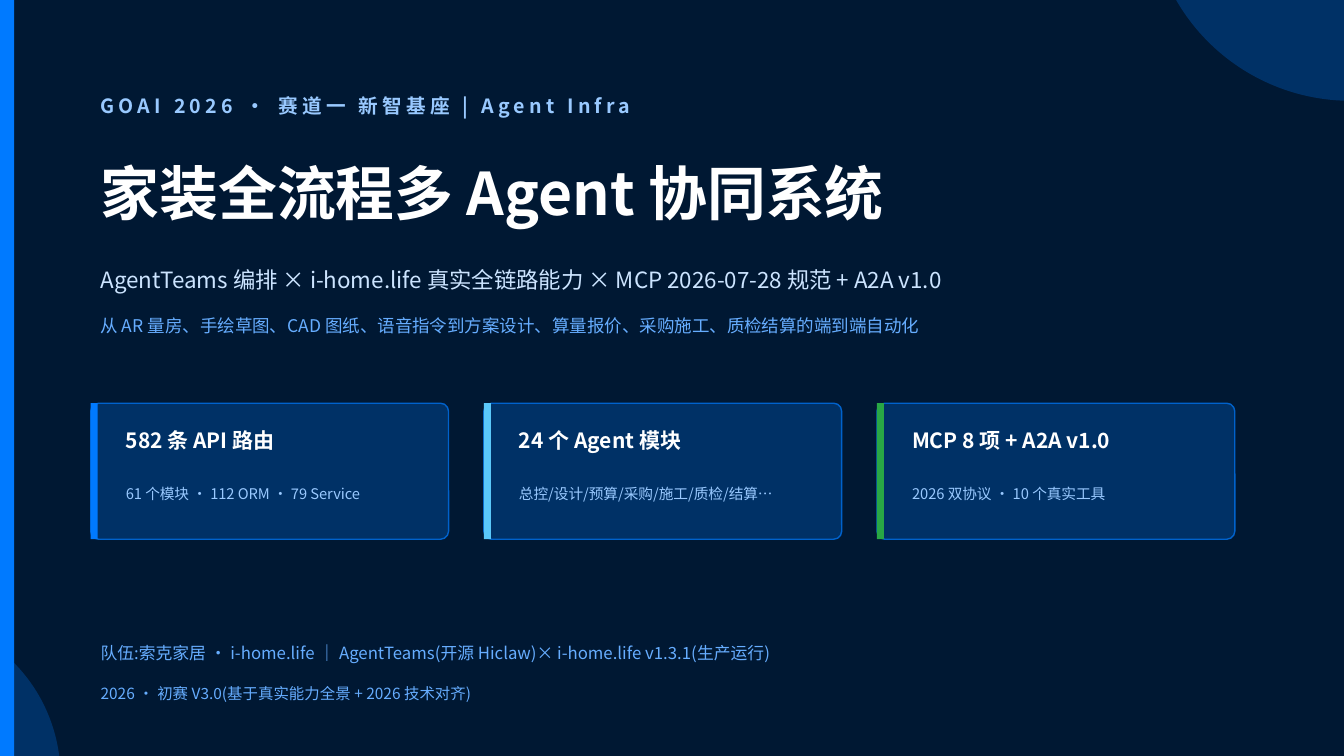
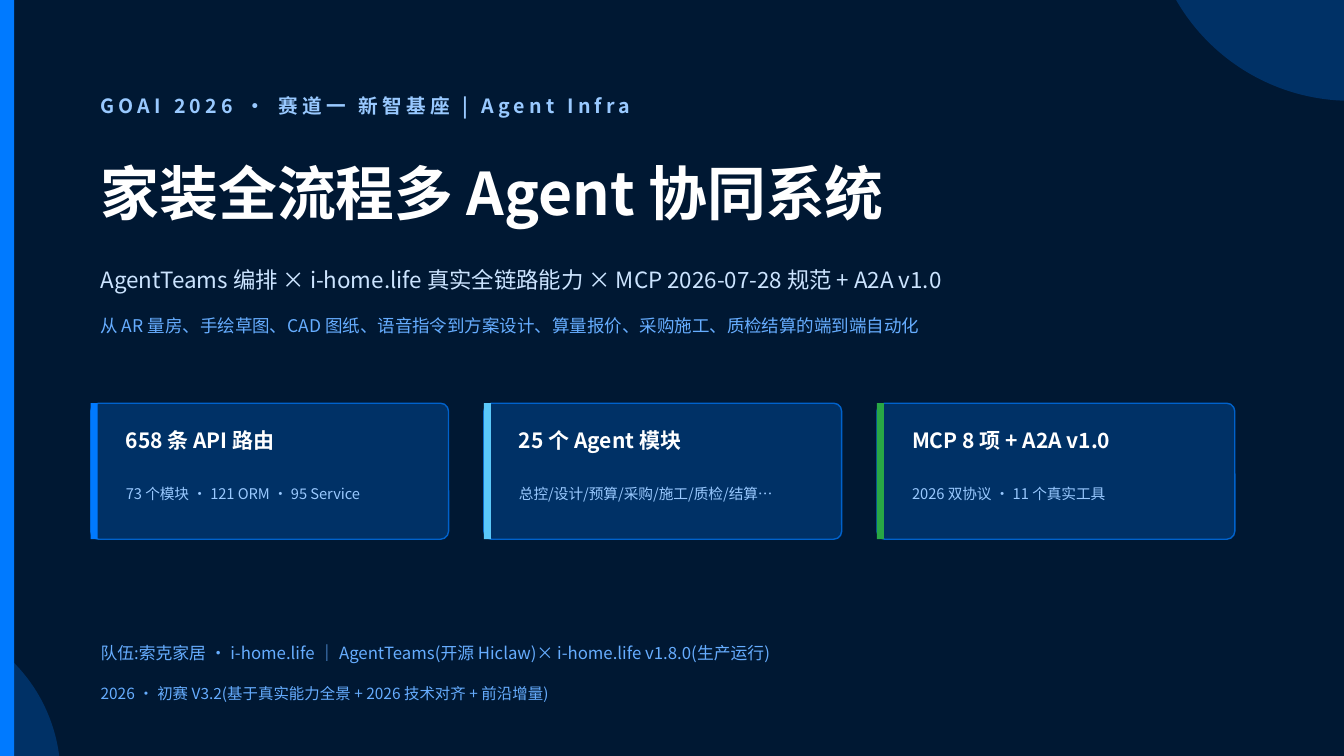
Before and after one commit to SUOKE2024/i-home.life, a slide deck: slide 1 of goai-agent-infra/ppt/GOAI初赛-家装全流程多Agent协同系统.pptx. Drawn at 1344x756 pixels with LibreOffice and Linux fonts; fonts in the diff are those of the drawing. Boxes give left, top, right and bottom in pixels: in the first picture for what was removed or moved away, otherwise in the second. Text is boxed around its words. In the diff, an @@ line names an element or a change of style, - is before the commit and + after.

Commit message:
feat: 前沿功能批次A落地 + 参赛材料V3.2 — HENF/局改快装/米家生态/AI工地监理/智能评级
为 GOAI 初赛交付落地一批前沿能力，并同步参赛材料至 V3.2（含 W3C Trace / MCP Enterprise）。

后端新功能：
- F50 材料溯源 HENF：eco_materials API/service/model + board_trace_henf 迁移
- F49 局改快装：partial_renovation 快装套餐 + quick_install_package_columns 迁移
- F46 米家生态：ecosystem_bridge 深化 + ecosystem API 扩展
- F48 AI 工地监理：supervision_patrol_service + construction API 缺陷识别
- 智能评级：smart_level_service + test_smart_level
- F45 LLM 深化 / F7 BOM 版本管理：solution_first_service 扩展

MCP / 配置：
- app/mcp/extensions/enterprise.py：MCP Enterprise 扩展
- app/mcp/server.py：路由注册
- .env.example / config.py：新增 REAL_CV_QUALITY_ENABLED feature flag

测试补全（符合"新增 API 必须补测试"门禁）：
- test_construction / test_eco_materials / test_partial_renovation
- test_solution_first / test_mcp_2026_07_28 / test_smart_level
- tests/fixtures/sample_floorplan.dxf

工具脚本：
- scripts/test_auto_relogin.py：401 自动重登录 + token 缓存
- scripts/seed_appliance_data.py：家电种子数据

参赛材料 V3.2：
- 初赛-方案.md / 作品简介.md / 提交清单.md / deck.js / pptx 同步更新
- docs/知识产权申报研究报告.md + docs/superpowers/specs/2026-08-04-frontier-research.md

前端构建产物同步刷新。

```diff
--- a/goai-agent-infra/ppt/GOAI初赛-家装全流程多Agent协同系统.pptx
+++ b/goai-agent-infra/ppt/GOAI初赛-家装全流程多Agent协同系统.pptx
@@ text at box(126, 430, 275, 450): text changed @@
-582 条 API 路由
+658 条 API 路由
@@ text at box(519, 430, 681, 453): text changed @@
-24 个 Agent 模块
+25 个 Agent 模块
@@ text at box(126, 487, 360, 500): text changed @@
-61 个模块 · 112 ORM · 79 Service
+73 个模块 · 121 ORM · 95 Service
@@ text at box(912, 487, 1105, 500): text changed @@
-2026 双协议 · 10 个真实工具
+2026 双协议 · 11 个真实工具
@@ text at box(101, 645, 770, 663): text changed @@
-队伍:索克家居 · i-home.life ｜ AgentTeams(开源 Hiclaw)× i-home.life v1.3.1(生产运行)
+队伍:索克家居 · i-home.life ｜ AgentTeams(开源 Hiclaw)× i-home.life v1.8.0(生产运行)
@@ text at box(101, 686, 548, 702): text changed @@
-2026 · 初赛 V3.0(基于真实能力全景 + 2026 技术对齐)
+2026 · 初赛 V3.2(基于真实能力全景 + 2026 技术对齐 + 前沿增量)
```
Also in this commit, not shown: 13 other slides changed, 1 slide added, 44 other files.
